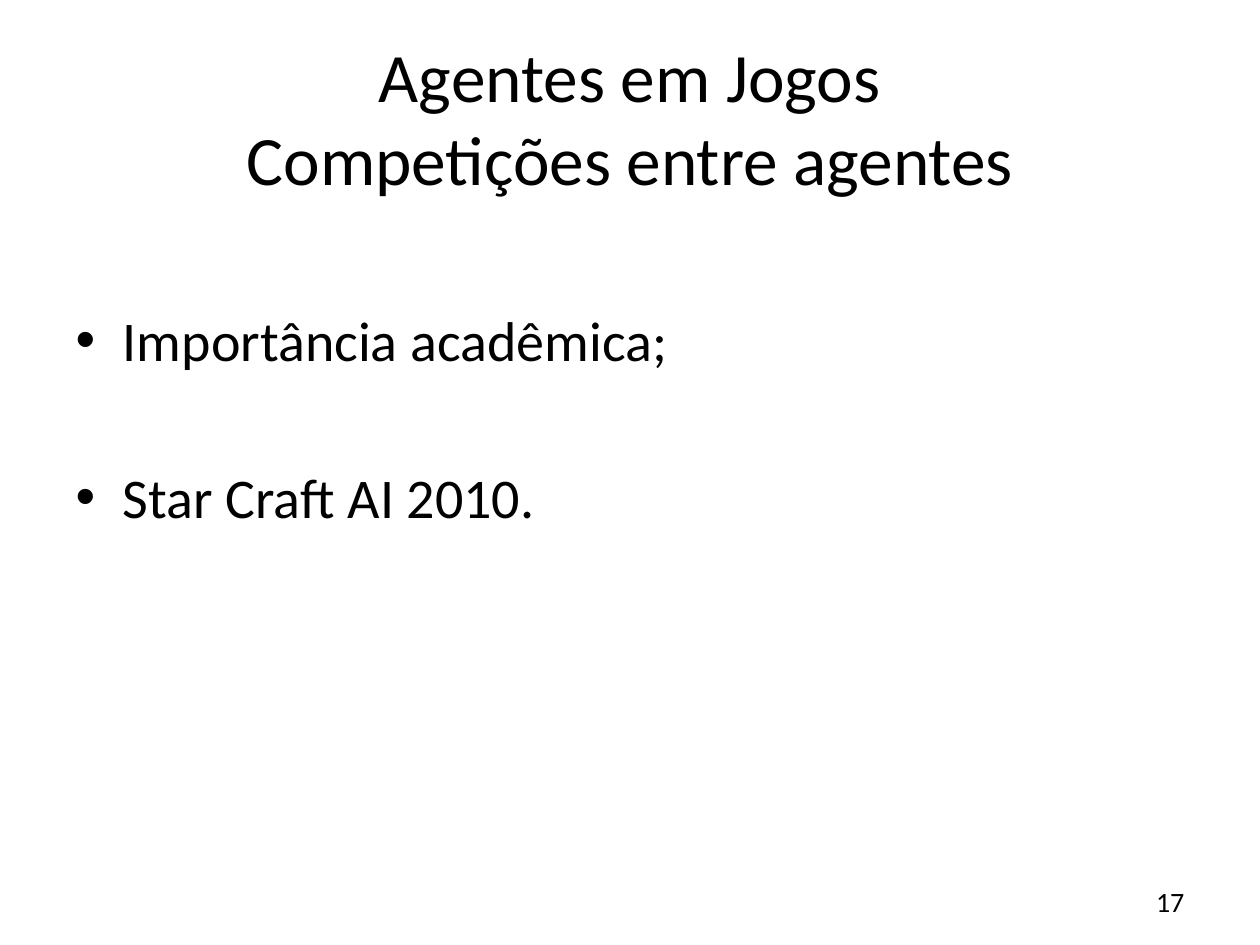
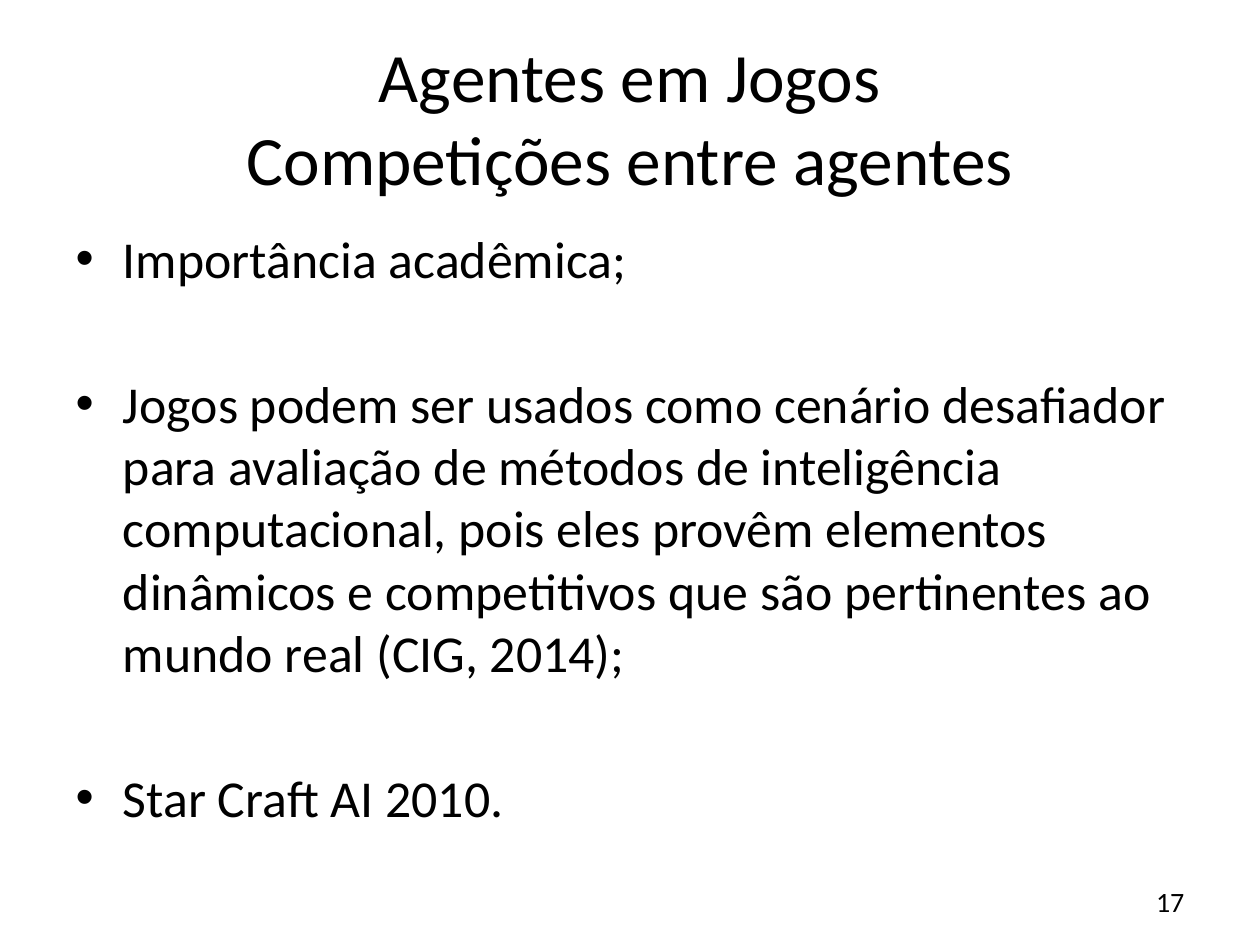
Before and after one commit to JonathanOhara/dissertacao, a slide deck: slide 17 of Apresentação Qualificação.pptx. Drawn at 1260x945 pixels with LibreOffice and Linux fonts; fonts in the diff are those of the drawing; background and template pictures are left out. Boxes give left, top, right and bottom in pixels: in the first picture for what was removed or moved away, otherwise in the second. Text is boxed around its words. In the diff, an @@ line names an element or a change of style, - is before the commit and + after.

```diff
--- a/Apresentação Qualificação.pptx
+++ b/Apresentação Qualificação.pptx
@@ text at [123, 242, 627, 818]: size 32 to 29.6 pt in "Importância acadêmica;", "Star Craft AI 2010." @@
@@ text at [123, 387, 1165, 679]: paragraph added @@
+• Jogos podem ser usados como cenário desafiador para avaliação de métodos de inteligência computacional, pois eles provêm elementos dinâmicos e competitivos que são pertinentes ao mundo real (CIG, 2014);
```
Also in this commit, not shown: 12 other slides changed, 4 slides added, 2 other files.
